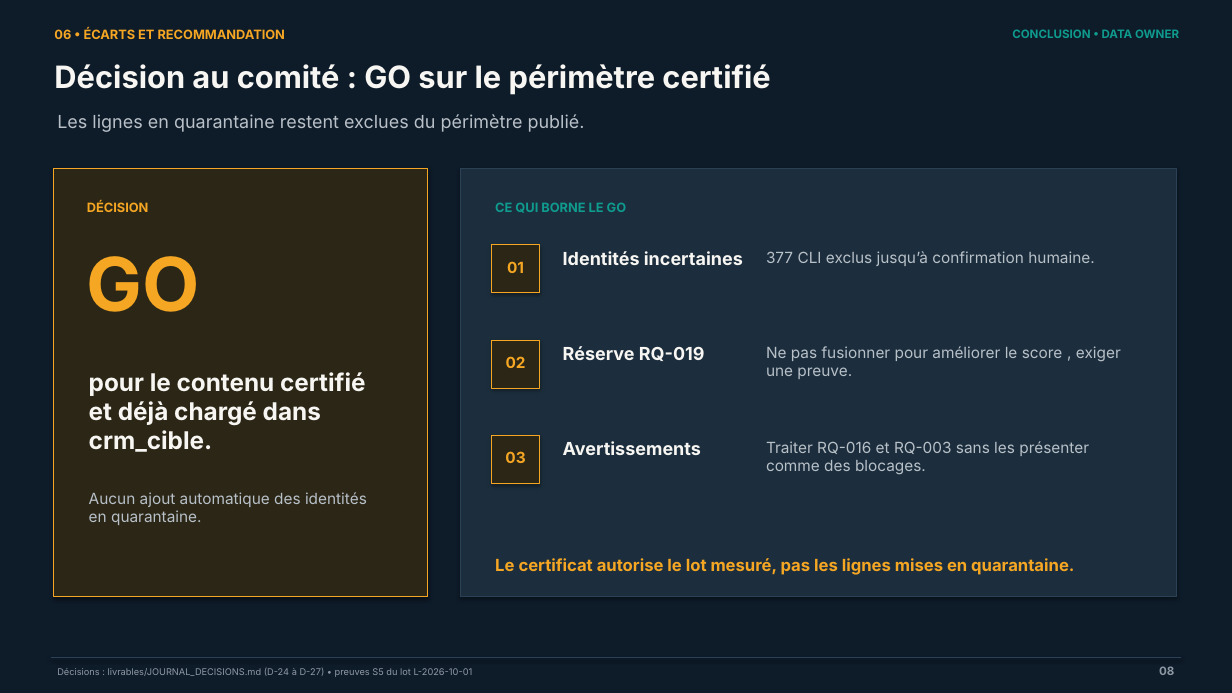
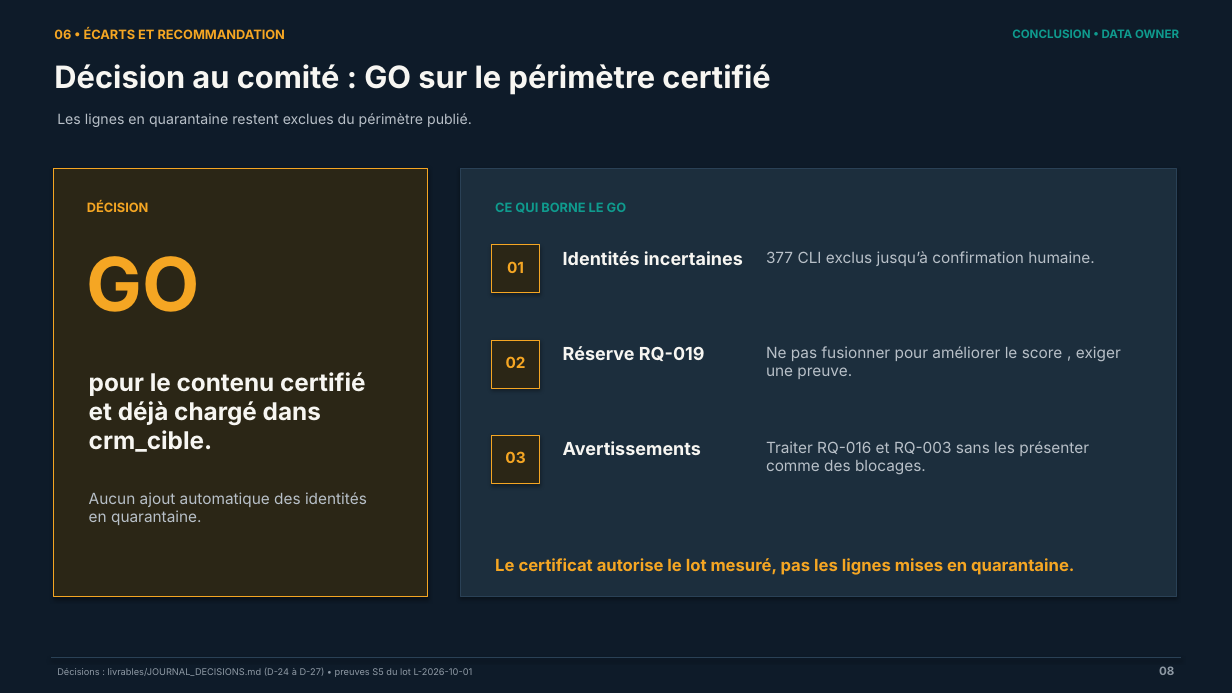
Before and after one commit to ruthabebeneg/td-qualite-g02, a slide deck: slide 9 of livrables/Soutenance_AssurConnect_G02.pptx (slide 8 before the commit). Drawn at 1232x693 pixels with LibreOffice and Linux fonts; fonts in the diff are those of the drawing. Boxes give left, top, right and bottom in pixels: in the first picture for what was removed or moved away, otherwise in the second. Text is boxed around its words. In the diff, an @@ line names an element or a change of style, - is before the commit and + after.

```diff
--- a/livrables/Soutenance_AssurConnect_G02.pptx
+++ b/livrables/Soutenance_AssurConnect_G02.pptx
@@ text "Les lignes en quarantaine restent ..." at (x1=57, y1=113, x2=472, y2=127): size 14 to 11 pt @@
```
Also in this commit, not shown: 5 other slides changed, 2 slides added, 1 other file.
